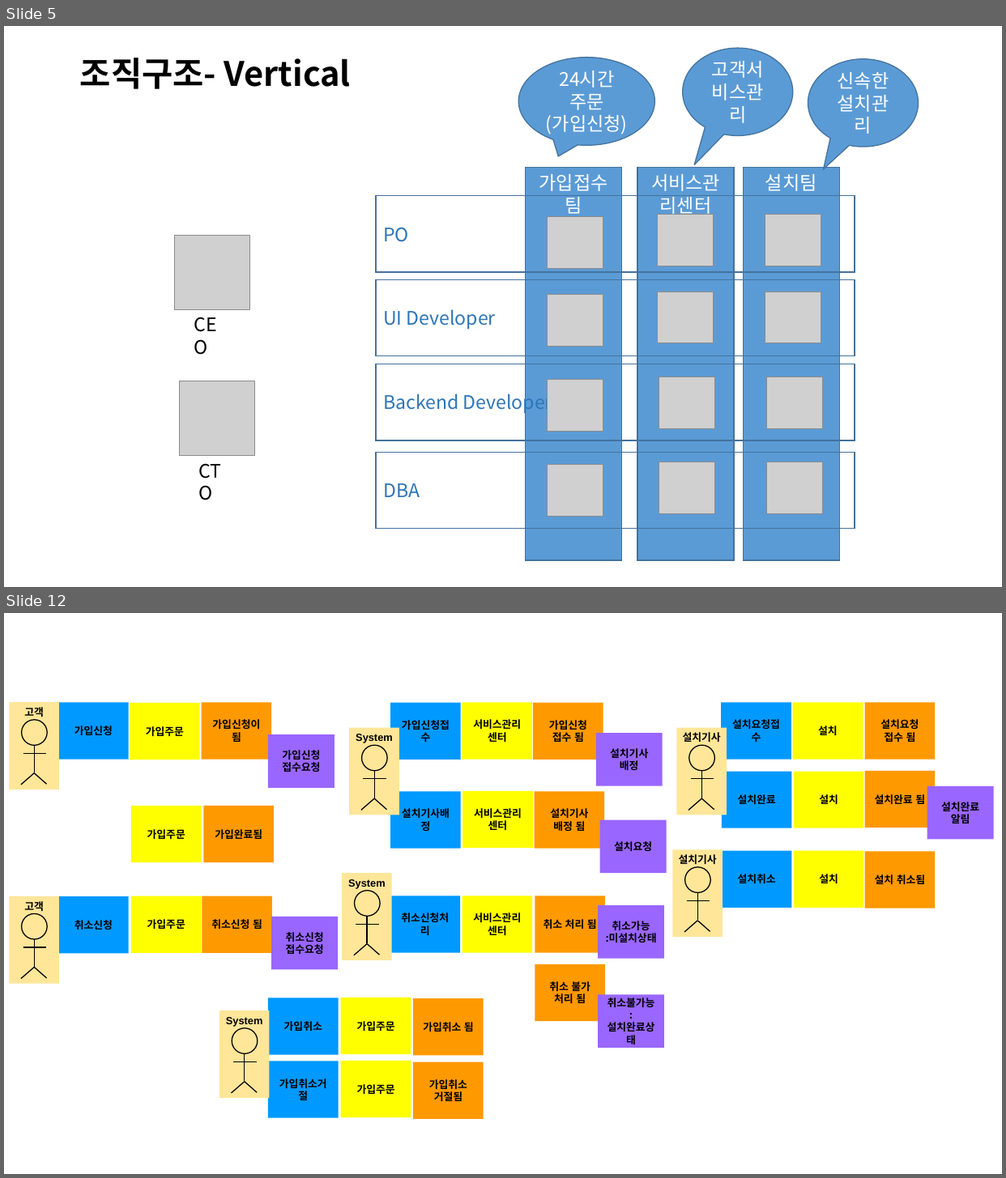
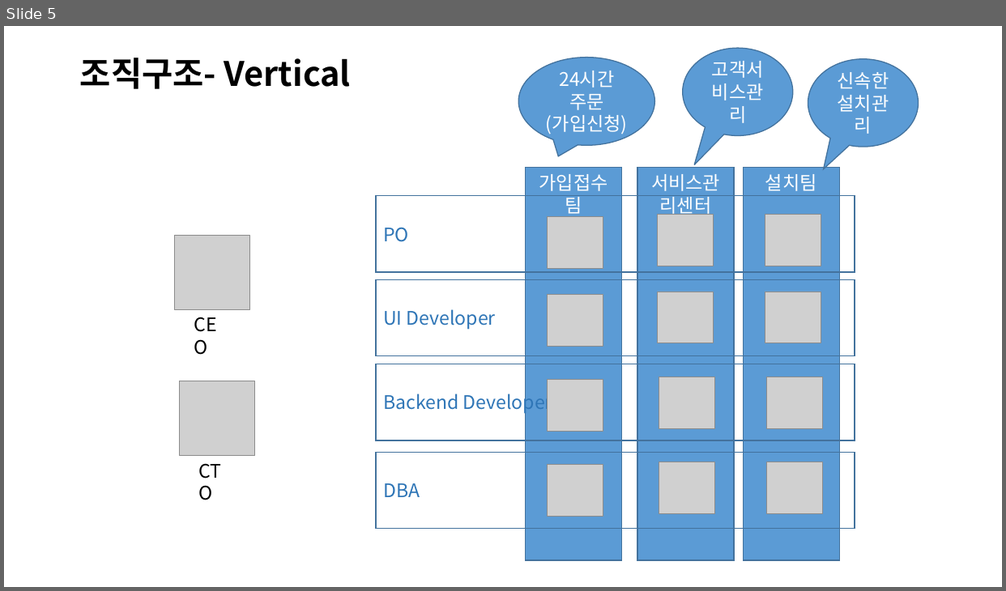
Before and after one commit to jisujin/ipTVShopProject, a slide deck: 실습프로젝트설계_ipTVShopProject.pptx. Shown one above the other, each under a label of ours: slides 5 and 12 before the commit, slide 5 after it; the slides between them are not shown. The pictures are 1006x1178 and 1006x591 pixels, drawn with LibreOffice and Linux fonts; fonts in the diff are those of the drawing; grey boxes stand for pictures. Boxes give left, top, right and bottom in pixels: in the first picture for what was removed or moved away, otherwise in the second. Text is boxed around its words. In the diff, an @@ line names an element or a change of style, - is before the commit and + after.

```diff
--- a/실습프로젝트설계_ipTVShopProject.pptx
+++ b/실습프로젝트설계_ipTVShopProject.pptx
@@ slide 12 removed at box(4, 613, 1002, 1174), background #FFFFFF @@
@@ group removed at box(9, 702, 994, 1119): 47 rectangles, 28 lines, 7 ellipses @@
-가입신청이 됨
-가입신청 접수요청
-가입신청
-가입주문
-가입신청 접수 됨
-설치기사 배정
-가입신청접수
-서비스관리센터
-설치기사 배정 됨
-설치요청
-설치기사배정
-서비스관리센터
-가입완료됨
-가입주문
-취소신청 됨
-취소신청 접수요청
-취소신청
-가입주문
-설치요청 접수 됨
-설치요청접수
-설치
-설치완료 됨
-설치완료 알림
-설치완료
-설치
-설치 취소됨
-설치취소
-설치
-취소 처리 됨
-취소 불가 처리 됨
-취소가능
-:미설치상태
-취소불가능
-:설치완료상태
-취소신청처리
-서비스관리센터
-가입취소 됨
-가입취소
-가입주문
-가입취소 거절됨
-가입취소거절
-가입주문
-설치기사
-System
-System
-고객
-고객
-System
-설치기사
```
Also in this commit, not shown: 18 slides changed, 1 other slide removed.
